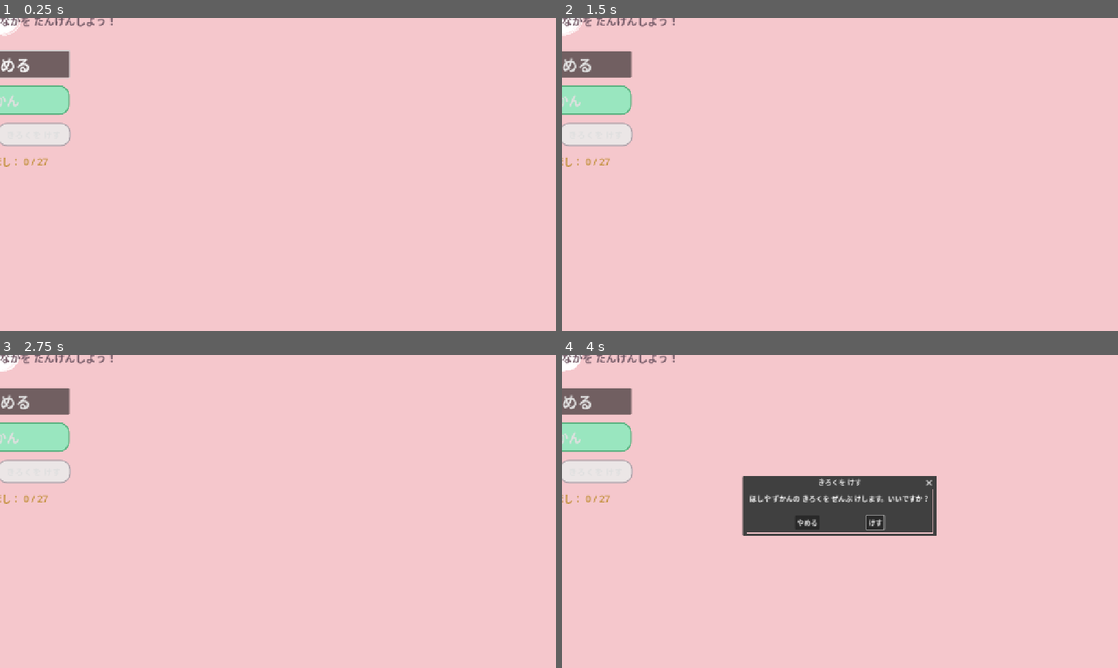
Above: before the commit, frames 1-4 (two rows, left to right).
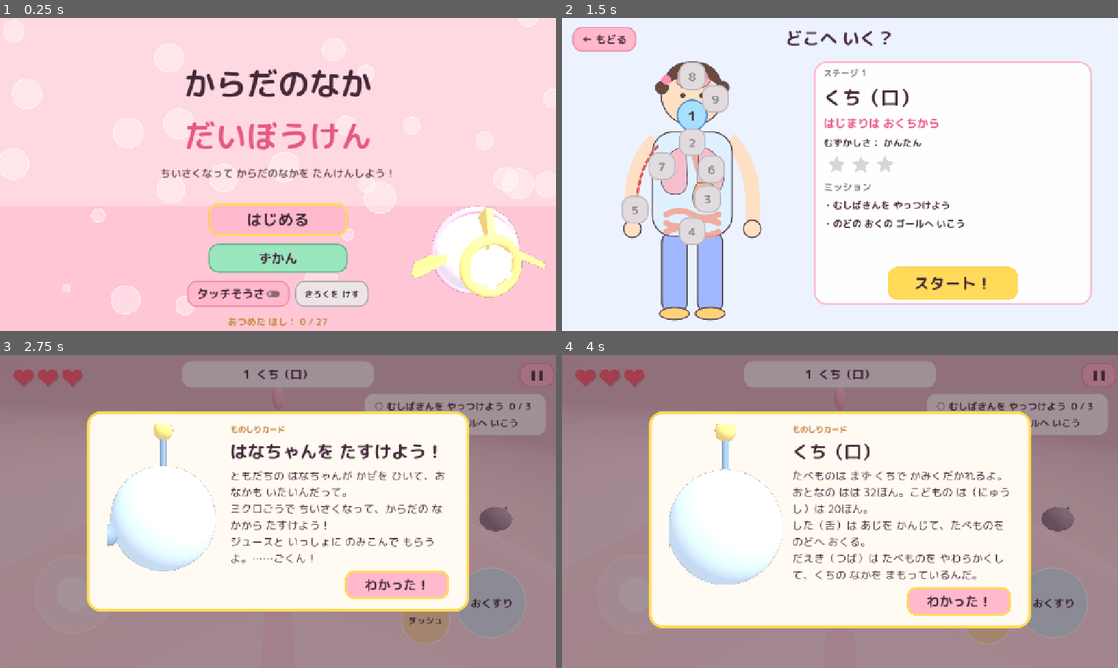
Above: after the commit, the same moments.

Repository: hassy0511/inside-body-seek
Game: Godot game, scene res://src/main.tscn
The game is run twice, just before and just after one commit, with the same random seed, the same clock (stepped at 60 frames per second) and the same inputs.
Inputs (mouse positions are in pixels of both pictures, inside the frame that each line leads up to):
- Up to frame 1 (0.25 s): no input
- Up to frame 2 (1.5 s): click (840, 218) at 0.5 s, where only the run after the commit has a clickable "はじめる"; click (689, 115) at 1.25 s, where only the run after the commit has a clickable "1"
- Up to frame 3 (2.75 s): click (389, 621) at 2 s, where only the run after the commit has a clickable "スタート！"
- Up to frame 4 (4 s): click (595, 470) at 2.75 s, where only the run before the commit has a clickable "きろくを けす"; click (956, 583) at 3.5 s, where only the run after the commit has a clickable "わかった！"

The runs differ from the first frame. In frame 1, 21% of the frame differs, in the area x 0-100%, y 0-99%; in frame 2, 95%; in frame 3, 98%; in frame 4, 98%, in the area x 0-100%, y 0-100%.

Commit message:
UI のレイアウト・テーマ・ライティングを修正し、地形の法線とステージ形状を直す
- Control の anchors はオフセットも一緒に設定（画面が 0 サイズになっていた）
- CanvasLayer 下の Control にテーマを明示的に付ける
- 明るすぎた 3D を調整し、船と敵に丸い影を追加
- Blender: 面の向きを中心線基準で内向きにそろえる（当たり判定が片面のため）
  口・胃・心臓は部屋とくだをブーリアンで結合、胃のマーカー高さを式から算出
- ホバー用レイを高い位置から飛ばし、床の下に出現しても復帰できるように
- スクリーンショット撮影ツール（Xvfb + Mesa）と地形プローブを追加

Co-Authored-By: Claude Fable 5.1 <noreply@anthropic.com>
Claude-Session: https://claude.ai/code/session_014WqpUbns6LUX1FTSmqChzj

Diff:
--- a/godot/src/autoload/game.gd
+++ b/godot/src/autoload/game.gd
@@ -99,7 +99,14 @@
 func _set_screen(c: Control) -> void:
 	_clear_screen()
 	_screen = c
+	c.theme = theme
 	ui_layer.add_child(c)
+
+
+## CanvasLayer の下に置く Control にはテーマが引き継がれないので、ここで付けてから足す
+func add_overlay(c: Control) -> void:
+	c.theme = theme
+	overlay_layer.add_child(c)
 
 
 func show_title() -> void:
@@ -127,6 +134,7 @@
 	level.setup(stage)
 	world.add_child(level)
 	hud = HudScene.new()
+	hud.theme = theme
 	ui_layer.add_child(hud)
 	hud.bind_level(level)
 	_ensure_touch_controls()
@@ -151,7 +159,7 @@
 func _ensure_touch_controls() -> void:
 	if touch_controls == null or not is_instance_valid(touch_controls):
 		touch_controls = TouchControlsScene.new()
-		overlay_layer.add_child(touch_controls)
+		add_overlay(touch_controls)
 	touch_controls.visible = touch_controls.should_show()
 
 
@@ -196,7 +204,7 @@
 		return
 	var p := CardPopup.new()
 	p.setup(card, image_kind)
-	overlay_layer.add_child(p)
+	add_overlay(p)
 	_popup_open = true
 	get_tree().paused = true
 	p.closed.connect(func():
@@ -226,7 +234,7 @@
 		return
 	var pm := PauseMenu.new()
 	pm.name = "PauseMenu"
-	overlay_layer.add_child(pm)
+	add_overlay(pm)
 	get_tree().paused = true
 
 
--- a/godot/src/entities/friend.gd
+++ b/godot/src/entities/friend.gd
@@ -107,7 +107,7 @@
 
 func _stick_to_floor(_delta: float) -> void:
 	var space := get_world_3d().direct_space_state
-	var q := PhysicsRayQueryParameters3D.create(global_position + Vector3.UP * 2.0, global_position + Vector3.DOWN * 12.0, 1)
+	var q := PhysicsRayQueryParameters3D.create(global_position + Vector3.UP * 4.0, global_position + Vector3.DOWN * 16.0, 1)
 	var hit := space.intersect_ray(q)
 	if not hit.is_empty():
 		var ty: float = hit["position"].y + 0.9 + radius * 0.3
--- a/godot/src/level/level.gd
+++ b/godot/src/level/level.gd
@@ -121,16 +121,18 @@
 	e.background_color = stage.get("fog", Color(0.9, 0.7, 0.7))
 	e.ambient_light_source = Environment.AMBIENT_SOURCE_COLOR
 	e.ambient_light_color = stage.get("ambient", Color(1, 0.9, 0.9))
-	e.ambient_light_energy = 0.9
+	e.ambient_light_energy = 0.55
 	e.fog_enabled = true
-	e.fog_light_color = stage.get("fog", Color(0.9, 0.7, 0.7))
-	e.fog_density = float(stage.get("fog_density", 0.015))
+	e.fog_light_color = stage.get("fog", Color(0.9, 0.7, 0.7)).darkened(0.1)
+	e.fog_density = float(stage.get("fog_density", 0.015)) * 0.6
+	e.fog_sky_affect = 0.0
 	e.tonemap_mode = Environment.TONE_MAPPER_FILMIC
+	e.tonemap_exposure = 0.9
 	we.environment = e
 	add_child(we)
 	var sun := DirectionalLight3D.new()
 	sun.rotation_degrees = Vector3(-55, 30, 0)
-	sun.light_energy = 0.9
+	sun.light_energy = 0.75
 	sun.light_color = Color(1.0, 0.97, 0.9)
 	sun.shadow_enabled = false
 	add_child(sun)
--- a/godot/src/player/hover_body.gd
+++ b/godot/src/player/hover_body.gd
@@ -10,6 +10,7 @@
 var floor_point := Vector3.ZERO
 var floor_normal := Vector3.UP
 var _ray_query: PhysicsRayQueryParameters3D
+var _shadow: MeshInstance3D
 
 
 func _ready() -> void:
@@ -18,12 +19,34 @@
 	_ray_query = PhysicsRayQueryParameters3D.new()
 	_ray_query.collision_mask = 1  # world
 	_ray_query.exclude = [get_rid()]
+	_shadow = _make_shadow(0.7)
+	add_child(_shadow)
+
+
+## ゆかに落ちる丸いかげ（見やすさのため）
+func _make_shadow(radius: float) -> MeshInstance3D:
+	var mi := MeshInstance3D.new()
+	var cm := CylinderMesh.new()
+	cm.top_radius = radius
+	cm.bottom_radius = radius
+	cm.height = 0.02
+	cm.radial_segments = 20
+	mi.mesh = cm
+	var m := StandardMaterial3D.new()
+	m.albedo_color = Color(0.2, 0.05, 0.1, 0.35)
+	m.transparency = BaseMaterial3D.TRANSPARENCY_ALPHA
+	m.shading_mode = BaseMaterial3D.SHADING_MODE_UNSHADED
+	m.no_depth_test = false
+	mi.material_override = m
+	mi.top_level = true
+	mi.cast_shadow = GeometryInstance3D.SHADOW_CASTING_SETTING_OFF
+	return mi
 
 
 func hover_step(delta: float) -> void:
 	var space := get_world_3d().direct_space_state
-	_ray_query.from = global_position + Vector3.UP * 1.5
-	_ray_query.to = global_position + Vector3.DOWN * 14.0
+	_ray_query.from = global_position + Vector3.UP * 4.0
+	_ray_query.to = global_position + Vector3.DOWN * 16.0
 	var hit := space.intersect_ray(_ray_query)
 	if not hit.is_empty() and hit["normal"].y > 0.35:
 		floor_found = true
@@ -32,9 +55,16 @@
 		var target_y: float = floor_point.y + hover_height
 		var dy := target_y - global_position.y
 		velocity.y = clampf(dy * hover_spring, -14.0, 14.0)
+		if _shadow:
+			_shadow.visible = true
+			_shadow.global_position = floor_point + Vector3.UP * 0.06
+			var h := clampf(global_position.y - floor_point.y, 0.0, 4.0)
+			_shadow.scale = Vector3.ONE * (1.0 - h * 0.12)
 	else:
 		floor_found = false
 		velocity.y = move_toward(velocity.y, -5.0, 12.0 * delta)
+		if _shadow:
+			_shadow.visible = false
 
 
 func steer(target_vel: Vector3, accel: float, delta: float) -> void:
--- a/godot/src/player/player.gd
+++ b/godot/src/player/player.gd
@@ -67,8 +67,8 @@
 
 	var light := OmniLight3D.new()
 	light.light_color = Color(1.0, 0.97, 0.9)
-	light.light_energy = 1.6
-	light.omni_range = 14.0
+	light.light_energy = 0.9
+	light.omni_range = 12.0
 	light.position = Vector3(0, 1.0, -0.5)
 	add_child(light)
 
--- a/godot/src/ui/card.gd
+++ b/godot/src/ui/card.gd
@@ -17,14 +17,14 @@
 
 func setup(card: Dictionary, image_kind := "") -> void:
 	process_mode = Node.PROCESS_MODE_ALWAYS
-	set_anchors_preset(Control.PRESET_FULL_RECT)
+	set_anchors_and_offsets_preset(Control.PRESET_FULL_RECT)
 	var dim := ColorRect.new()
 	dim.color = Color(0.2, 0.1, 0.15, 0.45)
-	dim.set_anchors_preset(Control.PRESET_FULL_RECT)
+	dim.set_anchors_and_offsets_preset(Control.PRESET_FULL_RECT)
 	add_child(dim)
 
 	_panel = PanelContainer.new()
-	_panel.set_anchors_preset(Control.PRESET_CENTER)
+	_panel.set_anchors_and_offsets_preset(Control.PRESET_CENTER)
 	_panel.anchor_left = 0.5
 	_panel.anchor_right = 0.5
 	_panel.anchor_top = 0.5
@@ -94,7 +94,7 @@
 		return circle
 	var svc := SubViewportContainer.new()
 	svc.stretch = true
-	svc.set_anchors_preset(Control.PRESET_FULL_RECT)
+	svc.set_anchors_and_offsets_preset(Control.PRESET_FULL_RECT)
 	var sv := SubViewport.new()
 	sv.transparent_bg = true
 	sv.size = Vector2i(260, 300)
--- a/godot/src/ui/hud.gd
+++ b/godot/src/ui/hud.gd
@@ -17,7 +17,7 @@
 
 
 func _ready() -> void:
-	set_anchors_preset(Control.PRESET_FULL_RECT)
+	set_anchors_and_offsets_preset(Control.PRESET_FULL_RECT)
 	mouse_filter = Control.MOUSE_FILTER_IGNORE
 	process_mode = Node.PROCESS_MODE_PAUSABLE
 
@@ -30,7 +30,7 @@
 	add_child(_heart_box)
 
 	var top := PanelContainer.new()
-	top.set_anchors_preset(Control.PRESET_CENTER_TOP)
+	top.set_anchors_and_offsets_preset(Control.PRESET_CENTER_TOP)
 	top.anchor_left = 0.5
 	top.anchor_right = 0.5
 	top.offset_left = -220
@@ -43,7 +43,7 @@
 	add_child(top)
 
 	var mp := PanelContainer.new()
-	mp.set_anchors_preset(Control.PRESET_TOP_RIGHT)
+	mp.set_anchors_and_offsets_preset(Control.PRESET_TOP_RIGHT)
 	mp.anchor_left = 1.0
 	mp.anchor_right = 1.0
 	mp.offset_left = -440
@@ -57,7 +57,7 @@
 	add_child(mp)
 
 	_pause_btn = T.button("❚❚", 22)
-	_pause_btn.set_anchors_preset(Control.PRESET_TOP_RIGHT)
+	_pause_btn.set_anchors_and_offsets_preset(Control.PRESET_TOP_RIGHT)
 	_pause_btn.anchor_left = 1.0
 	_pause_btn.anchor_right = 1.0
 	_pause_btn.offset_left = -84
@@ -73,7 +73,7 @@
 	add_child(_pocket)
 
 	_msg_panel = PanelContainer.new()
-	_msg_panel.set_anchors_preset(Control.PRESET_CENTER_BOTTOM)
+	_msg_panel.set_anchors_and_offsets_preset(Control.PRESET_CENTER_BOTTOM)
 	_msg_panel.anchor_left = 0.5
 	_msg_panel.anchor_right = 0.5
 	_msg_panel.anchor_top = 1.0
--- a/godot/src/ui/pause.gd
+++ b/godot/src/ui/pause.gd
@@ -6,13 +6,13 @@
 
 func _ready() -> void:
 	process_mode = Node.PROCESS_MODE_ALWAYS
-	set_anchors_preset(Control.PRESET_FULL_RECT)
+	set_anchors_and_offsets_preset(Control.PRESET_FULL_RECT)
 	var dim := ColorRect.new()
 	dim.color = Color(0.2, 0.1, 0.15, 0.5)
-	dim.set_anchors_preset(Control.PRESET_FULL_RECT)
+	dim.set_anchors_and_offsets_preset(Control.PRESET_FULL_RECT)
 	add_child(dim)
 	var panel := PanelContainer.new()
-	panel.set_anchors_preset(Control.PRESET_CENTER)
+	panel.set_anchors_and_offsets_preset(Control.PRESET_CENTER)
 	panel.anchor_left = 0.5
 	panel.anchor_right = 0.5
 	panel.anchor_top = 0.5
--- a/godot/src/ui/result.gd
+++ b/godot/src/ui/result.gd
@@ -19,13 +19,13 @@
 
 
 func _ready() -> void:
-	set_anchors_preset(Control.PRESET_FULL_RECT)
+	set_anchors_and_offsets_preset(Control.PRESET_FULL_RECT)
 	var bg := ColorRect.new()
 	bg.color = Color(1.0, 0.92, 0.8)
-	bg.set_anchors_preset(Control.PRESET_FULL_RECT)
+	bg.set_anchors_and_offsets_preset(Control.PRESET_FULL_RECT)
 	add_child(bg)
 	_panel = PanelContainer.new()
-	_panel.set_anchors_preset(Control.PRESET_CENTER)
+	_panel.set_anchors_and_offsets_preset(Control.PRESET_CENTER)
 	_panel.anchor_left = 0.5
 	_panel.anchor_right = 0.5
 	_panel.anchor_top = 0.5
--- a/godot/src/ui/stage_select.gd
+++ b/godot/src/ui/stage_select.gd
@@ -18,10 +18,10 @@
 
 
 func _ready() -> void:
-	set_anchors_preset(Control.PRESET_FULL_RECT)
+	set_anchors_and_offsets_preset(Control.PRESET_FULL_RECT)
 	var bg := ColorRect.new()
 	bg.color = Color(0.93, 0.95, 1.0)
-	bg.set_anchors_preset(Control.PRESET_FULL_RECT)
+	bg.set_anchors_and_offsets_preset(Control.PRESET_FULL_RECT)
 	add_child(bg)
 
 	var back := T.button("← もどる", 24)
@@ -29,7 +29,7 @@
 	back.pressed.connect(func(): Sfx.play("click"); Game.show_title())
 	add_child(back)
 	var head := T.label("どこへ いく？", 40, T.INK, HORIZONTAL_ALIGNMENT_CENTER)
-	head.set_anchors_preset(Control.PRESET_CENTER_TOP)
+	head.set_anchors_and_offsets_preset(Control.PRESET_CENTER_TOP)
 	head.anchor_left = 0.5
 	head.anchor_right = 0.5
 	head.offset_left = -300
@@ -48,7 +48,7 @@
 		tr.texture = load(tex_path)
 		tr.expand_mode = TextureRect.EXPAND_IGNORE_SIZE
 		tr.stretch_mode = TextureRect.STRETCH_KEEP_ASPECT_CENTERED
-		tr.set_anchors_preset(Control.PRESET_FULL_RECT)
+		tr.set_anchors_and_offsets_preset(Control.PRESET_FULL_RECT)
 		tr.mouse_filter = Control.MOUSE_FILTER_IGNORE
 		_map.add_child(tr)
 
--- a/godot/src/ui/title.gd
+++ b/godot/src/ui/title.gd
@@ -9,11 +9,11 @@
 
 
 func _ready() -> void:
-	set_anchors_preset(Control.PRESET_FULL_RECT)
+	set_anchors_and_offsets_preset(Control.PRESET_FULL_RECT)
 	for i in 28:
 		_bubbles.append({"x": randf(), "y": randf(), "r": randf_range(8, 40), "s": randf_range(0.02, 0.06)})
 	var vb := VBoxContainer.new()
-	vb.set_anchors_preset(Control.PRESET_CENTER)
+	vb.set_anchors_and_offsets_preset(Control.PRESET_CENTER)
 	vb.anchor_left = 0.5
 	vb.anchor_right = 0.5
 	vb.anchor_top = 0.5
@@ -87,7 +87,7 @@
 	var model := ModelLib.character("pod", 0.7)
 	var svc := SubViewportContainer.new()
 	svc.stretch = true
-	svc.set_anchors_preset(Control.PRESET_BOTTOM_RIGHT)
+	svc.set_anchors_and_offsets_preset(Control.PRESET_BOTTOM_RIGHT)
 	svc.anchor_left = 1.0
 	svc.anchor_top = 1.0
 	svc.anchor_right = 1.0
--- a/godot/src/ui/touch_controls.gd
+++ b/godot/src/ui/touch_controls.gd
@@ -15,7 +15,7 @@
 
 func _ready() -> void:
 	process_mode = Node.PROCESS_MODE_PAUSABLE
-	set_anchors_preset(Control.PRESET_FULL_RECT)
+	set_anchors_and_offsets_preset(Control.PRESET_FULL_RECT)
 	mouse_filter = Control.MOUSE_FILTER_IGNORE
 	visible = should_show()
 
--- a/godot/src/ui/zukan.gd
+++ b/godot/src/ui/zukan.gd
@@ -6,17 +6,17 @@
 
 
 func _ready() -> void:
-	set_anchors_preset(Control.PRESET_FULL_RECT)
+	set_anchors_and_offsets_preset(Control.PRESET_FULL_RECT)
 	var bg := ColorRect.new()
 	bg.color = Color(0.95, 1.0, 0.95)
-	bg.set_anchors_preset(Control.PRESET_FULL_RECT)
+	bg.set_anchors_and_offsets_preset(Control.PRESET_FULL_RECT)
 	add_child(bg)
 	var back := T.button("← もどる", 24)
 	back.position = Vector2(24, 20)
 	back.pressed.connect(func(): Sfx.play("click"); Game.show_title())
 	add_child(back)
 	var head := T.label("からだの ずかん", 40, T.INK, HORIZONTAL_ALIGNMENT_CENTER)
-	head.set_anchors_preset(Control.PRESET_CENTER_TOP)
+	head.set_anchors_and_offsets_preset(Control.PRESET_CENTER_TOP)
 	head.anchor_left = 0.5
 	head.anchor_right = 0.5
 	head.offset_left = -300
@@ -24,7 +24,7 @@
 	head.offset_top = 18
 	add_child(head)
 	var sc := ScrollContainer.new()
-	sc.set_anchors_preset(Control.PRESET_FULL_RECT)
+	sc.set_anchors_and_offsets_preset(Control.PRESET_FULL_RECT)
 	sc.offset_top = 90
 	sc.offset_left = 40
 	sc.offset_right = -40
@@ -73,4 +73,4 @@
 	Sfx.play("card")
 	var p := CardPopup.new()
 	p.setup(card, key)
-	Game.overlay_layer.add_child(p)
+	Game.add_overlay(p)
--- /dev/null
+++ b/godot/tests/probe.gd
@@ -0,0 +1,37 @@
+extends SceneTree
+## 地形の当たり判定を調べる：各ステージの MK_player と MK_path の位置から下にレイを飛ばす
+func _init() -> void:
+	var names := ["stage_esophagus", "stage_vessel", "stage_mouth", "stage_stomach", "stage_heart"]
+	for n in names:
+		var ps = load("res://assets/models/stages/%s.glb" % n)
+		var env: Node3D = ps.instantiate()
+		root.add_child(env)
+		var bodies := 0
+		for mi in env.find_children("*", "MeshInstance3D", true, false):
+			var m := mi as MeshInstance3D
+			if m.name.begins_with("NC_"):
+				continue
+			m.create_trimesh_collision()
+			for c in m.get_children():
+				if c is StaticBody3D:
+					bodies += 1
+					c.collision_layer = 1
+		await physics_frame
+		await physics_frame
+		var space := root.world_3d.direct_space_state
+		var pts: Array = []
+		for mk in env.find_children("MK_*", "Node3D", true, false):
+			if mk.name == "MK_player" or mk.name.begins_with("MK_path_00") or mk.name == "MK_goal":
+				pts.append([mk.name, mk.global_position])
+		pts.sort_custom(func(a, b): return a[0] < b[0])
+		print("== %s bodies=%d" % [n, bodies])
+		for p in pts.slice(0, 6):
+			var from: Vector3 = p[1] + Vector3.UP * 1.5
+			var q := PhysicsRayQueryParameters3D.create(from, from + Vector3.DOWN * 30.0, 1)
+			var hit := space.intersect_ray(q)
+			var q2 := PhysicsRayQueryParameters3D.create(from, from + Vector3.UP * 30.0, 1)
+			var hit2 := space.intersect_ray(q2)
+			print("  %s at %s -> down: %s | up: %s" % [p[0], p[1], ("y=%.2f n=%s %s" % [hit.position.y, hit.normal, hit.collider.get_parent().name]) if hit else "none", ("y=%.2f n=%s" % [hit2.position.y, hit2.normal]) if hit2 else "none"])
+		env.queue_free()
+		await process_frame
+	quit()
--- /dev/null
+++ b/godot/tests/probe2.gd
@@ -0,0 +1,19 @@
+extends SceneTree
+func _init() -> void:
+	for n in ["stage_esophagus", "stage_vessel"]:
+		var ps = load("res://assets/models/stages/%s.glb" % n)
+		var env: Node3D = ps.instantiate()
+		root.add_child(env)
+		for mi in env.find_children("*", "MeshInstance3D", true, false):
+			var m := mi as MeshInstance3D
+			var faces := m.mesh.get_faces()
+			var nan := 0
+			var big := 0
+			for v in faces:
+				if is_nan(v.x) or is_nan(v.y) or is_nan(v.z):
+					nan += 1
+				elif v.length() > 1000.0:
+					big += 1
+			print("%s/%s aabb=%s faces=%d nan=%d big=%d xform=%s surfaces=%d" % [n, m.name, m.get_aabb(), faces.size() / 3, nan, big, m.transform.origin, m.mesh.get_surface_count()])
+		env.queue_free()
+	quit()
--- /dev/null
+++ b/godot/tests/shot.gd
@@ -0,0 +1,52 @@
+extends Node
+## スクリーンショット撮影（ソフトウェアレンダリング用）
+##   xvfb-run godot --rendering-driver opengl3 --path godot res://tests/shot.tscn -- --stage=mouth --out=/tmp/x.png
+## --stage=title / select / zukan / <stage id>。--frames=N で待つフレーム数。--play=秒 で自動操縦してから撮る。
+
+func _ready() -> void:
+	var stage := "mouth"
+	var out := "/tmp/shot.png"
+	var frames := 60
+	var play := 0.0
+	for a in OS.get_cmdline_user_args():
+		if a.begins_with("--stage="):
+			stage = a.substr(8)
+		elif a.begins_with("--out="):
+			out = a.substr(6)
+		elif a.begins_with("--frames="):
+			frames = int(a.substr(9))
+		elif a.begins_with("--play="):
+			play = float(a.substr(7))
+	Game.testing = true
+	var main = load("res://src/main.tscn").instantiate()
+	add_child(main)
+	await get_tree().process_frame
+	SaveData.set_setting("volume", 0.0)
+	SaveData.set_setting("unlock_all", true)
+	if stage == "title":
+		Game.show_title()
+	elif stage == "select":
+		Game.show_stage_select()
+	elif stage == "zukan":
+		Game.show_zukan()
+	else:
+		Game.start_stage(stage)
+		var waited := 0
+		while (Game.level == null or not Game.level.started) and waited < 600:
+			await get_tree().process_frame
+			waited += 1
+		if play > 0.0 and Game.level:
+			var t := 0.0
+			while t < play and Game.level and not Game.level.finished:
+				await get_tree().physics_frame
+				t += get_physics_process_delta_time()
+				var lvl = Game.level
+				var tp: Vector3 = lvl.current_target_position()
+				if tp != Vector3.INF and lvl.player:
+					lvl.player.autopilot_target = tp
+	for i in frames:
+		await get_tree().process_frame
+	var img := get_viewport().get_texture().get_image()
+	img.save_png(out)
+	print("saved ", out, " ", img.get_size())
+	get_tree().quit()
--- /dev/null
+++ b/godot/tests/shot.tscn
@@ -0,0 +1,6 @@
+[gd_scene load_steps=2 format=3]
+
+[ext_resource type="Script" path="res://tests/shot.gd" id="1"]
+
+[node name="Shot" type="Node"]
+script = ExtResource("1")
--- a/godot/tests/smoke.gd
+++ b/godot/tests/smoke.gd
@@ -11,6 +11,7 @@
 var _stage_elapsed := 0.0
 var _only := ""
 var _finished := false
+var _debug := false
 
 
 func _ready() -> void:
@@ -18,6 +19,8 @@
 	for a in OS.get_cmdline_user_args():
 		if a.begins_with("--stage="):
 			_only = a.substr(8)
+		if a == "--debug":
+			_debug = true
 	var main = load("res://src/main.tscn").instantiate()
 	add_child(main)
 	await get_tree().process_frame
@@ -103,6 +106,13 @@
 		_stage_elapsed += dt
 		if is_instance_valid(lvl) and not lvl.finished:
 			_drive(lvl)
+		if _debug and is_instance_valid(lvl) and fmod(_stage_elapsed, 2.0) < dt and lvl.player:
+			var p = lvl.player
+			var cols: Array[String] = []
+			for i in p.get_slide_collision_count():
+				var c: KinematicCollision3D = p.get_slide_collision(i)
+				cols.append("%s n=%s" % [c.get_collider().get_parent().name if c.get_collider().get_parent() else c.get_collider().name, c.get_normal()])
+			_info("  dbg t=%.0f pos=%s floor=%s fp=%s vel=%s tgt=%s cols=%s" % [_stage_elapsed, p.global_position, p.floor_found, p.floor_point, p.velocity, p.autopilot_target, cols])
 		if _stage_elapsed - last_report > 30.0:
 			last_report = _stage_elapsed
 			if is_instance_valid(lvl):
Not shown, added: godot/assets/models/characters/akudama.glb.import
Not shown, added: godot/assets/models/characters/boss_virus.glb.import
Not shown, added: godot/assets/models/characters/cholesterol.glb.import
Not shown, added: godot/assets/models/characters/dust.glb.import
Not shown, added: godot/assets/models/characters/food.glb.import
Not shown, added: godot/assets/models/characters/heart_item.glb.import
Not shown, added: godot/assets/models/characters/mushiba.glb.import
Not shown, added: godot/assets/models/characters/neuron.glb.import
Not shown, added: godot/assets/models/characters/nutrient_a.glb.import
Not shown, added: godot/assets/models/characters/nutrient_b.glb.import
Not shown, added: godot/assets/models/characters/nutrient_c.glb.import
Not shown, added: godot/assets/models/characters/pico.glb.import
(and 26 more such lines)
